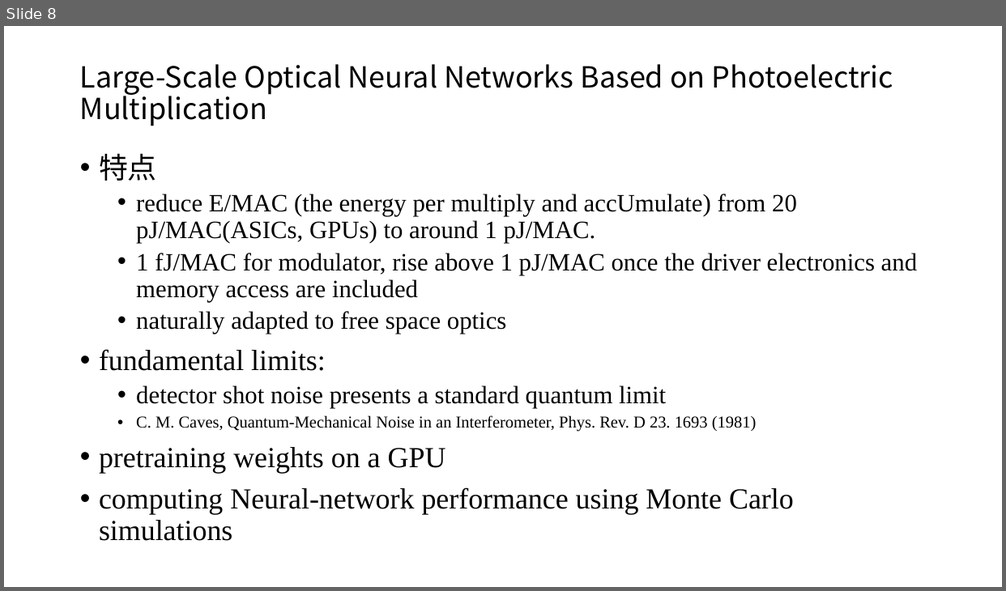
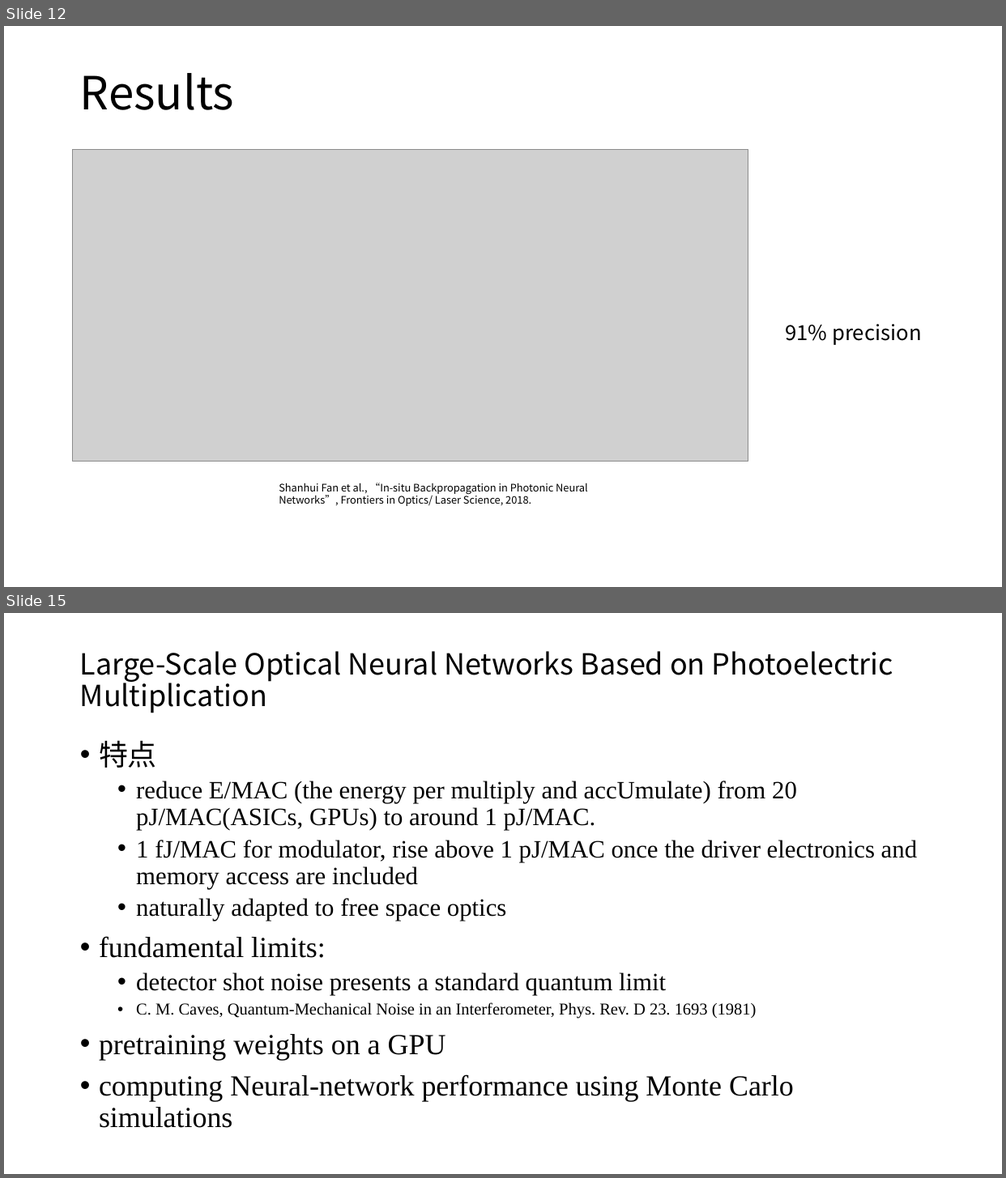
Before and after one commit to lucaschang95/DiscussionWithLin, a slide deck: 20190918 - 光芯片深度学习调研.pptx. Shown one above the other, each under a label of ours: slide 8 before the commit, slides 12 and 15 after it; the slides between them are not shown. The pictures are 1006x591 and 1006x1178 pixels, drawn with LibreOffice and Linux fonts; fonts in the diff are those of the drawing; grey boxes stand for pictures. Boxes give left, top, right and bottom in pixels: in the first picture for what was removed or moved away, otherwise in the second. Text is boxed around its words. In the diff, an @@ line names an element or a change of style, - is before the commit and + after.

```diff
--- a/20190918 - 光芯片深度学习调研.pptx
+++ b/20190918 - 光芯片深度学习调研.pptx
@@ slide 12 added at bbox=[4, 26, 1002, 587], background #FFFFFF @@
@@ title added at bbox=[80, 73, 234, 110], 44 pt, text #000000 @@
+Results
@@ picture added at bbox=[73, 149, 748, 462] @@
@@ text added at bbox=[785, 324, 921, 345], 20 pt, text #000000 @@
+91% precision
@@ text added at bbox=[279, 483, 588, 506], 10 pt, text #000000 @@
+Shanhui Fan et al., “In-situ Backpropagation in Photonic Neural Networks”, Frontiers in Optics/ Laser Science, 2018.
@@ what was slide 8 is now slide 15 @@
```
Also in this commit, not shown: 11 other slides added.
